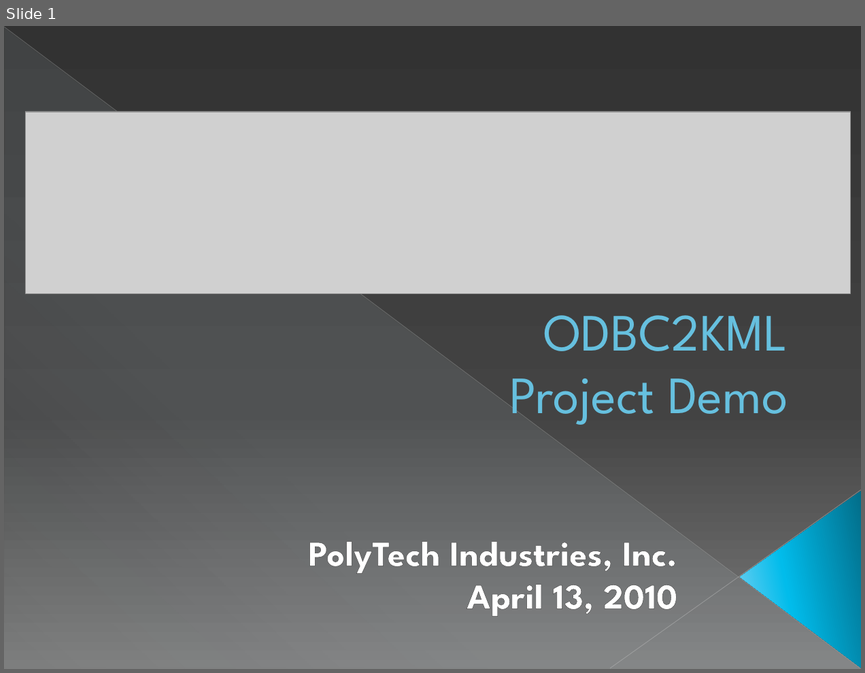
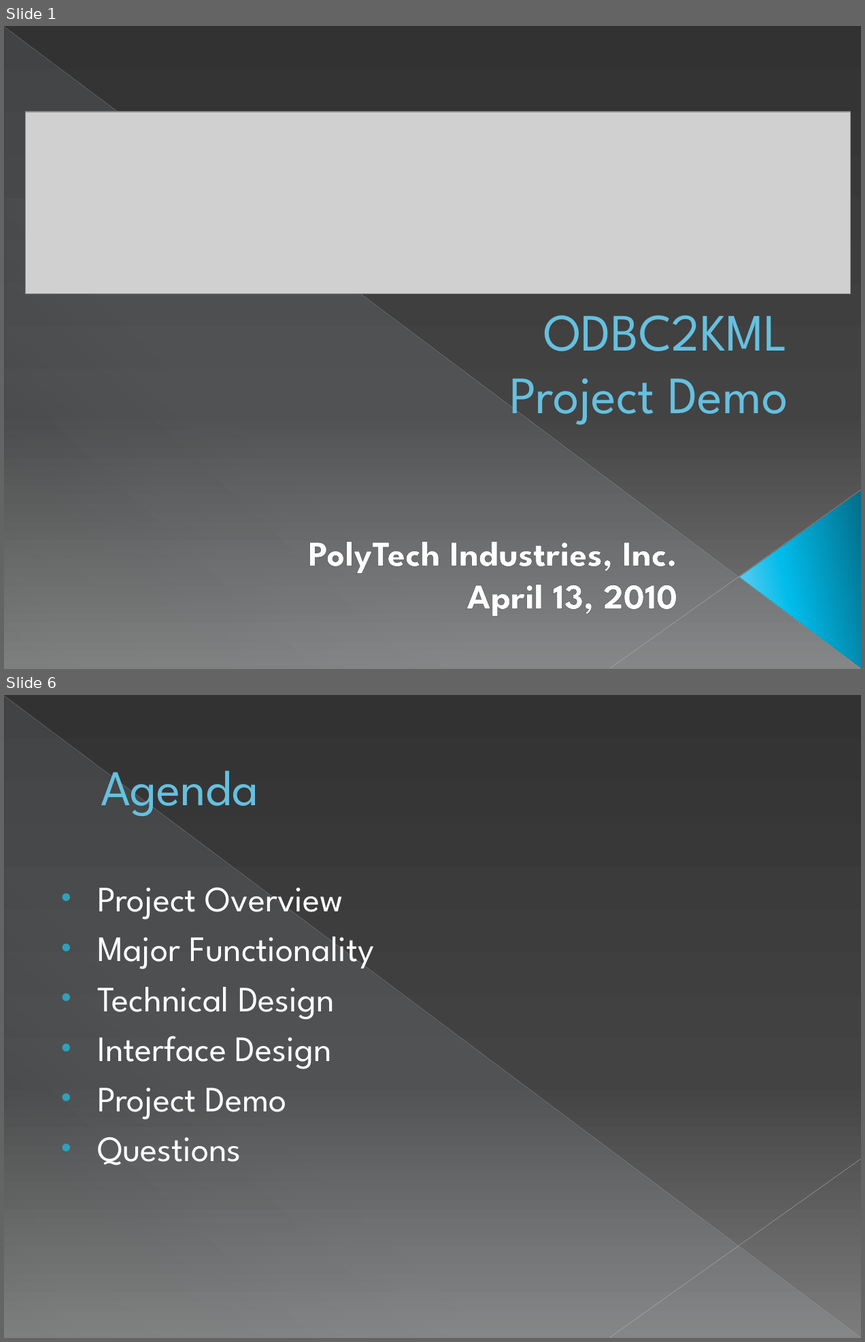
Before and after one commit to sweenr/odbc2kml, a slide deck: docs/ODBC2KML Demo Slides.pptx. Shown one above the other, each under a label of ours: slide 1 before the commit, slides 1 and 6 after it; the slides between them are not shown. The pictures are 865x673 and 865x1342 pixels, drawn with LibreOffice and Linux fonts; fonts in the diff are those of the drawing; grey boxes stand for pictures. Boxes give left, top, right and bottom in pixels: in the first picture for what was removed or moved away, otherwise in the second. Text is boxed around its words. In the diff, an @@ line names an element or a change of style, - is before the commit and + after.

```diff
--- a/docs/ODBC2KML Demo Slides.pptx
+++ b/docs/ODBC2KML Demo Slides.pptx
@@ slide 6 added at (x1=4, y1=695, x2=861, y2=1338), background gradient #333333 to #444444 to #7D7D7D; not listed: 3 template elements that a slide beside it also shows @@
@@ title added at (x1=101, y1=768, x2=258, y2=820), 42 pt, text #66C0E0 @@
+Agenda
@@ text added at (x1=97, y1=887, x2=374, y2=1165), 30 pt, text #FFFFFF @@
+• Project Overview
+• Major Functionality
+• Technical Design
+• Interface Design
+• Project Demo
+• Questions
```
Also in this commit, not shown: 5 slides changed, 6 other slides added, 2 slides removed.
